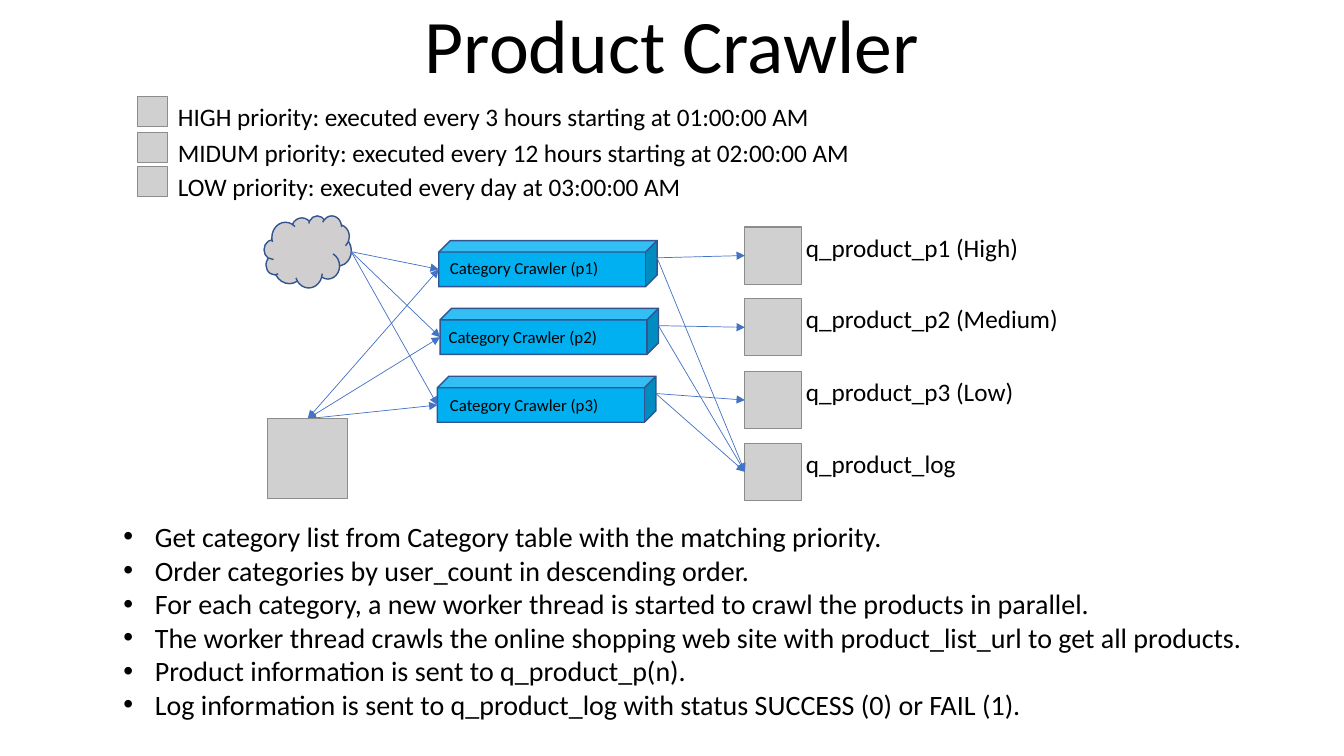
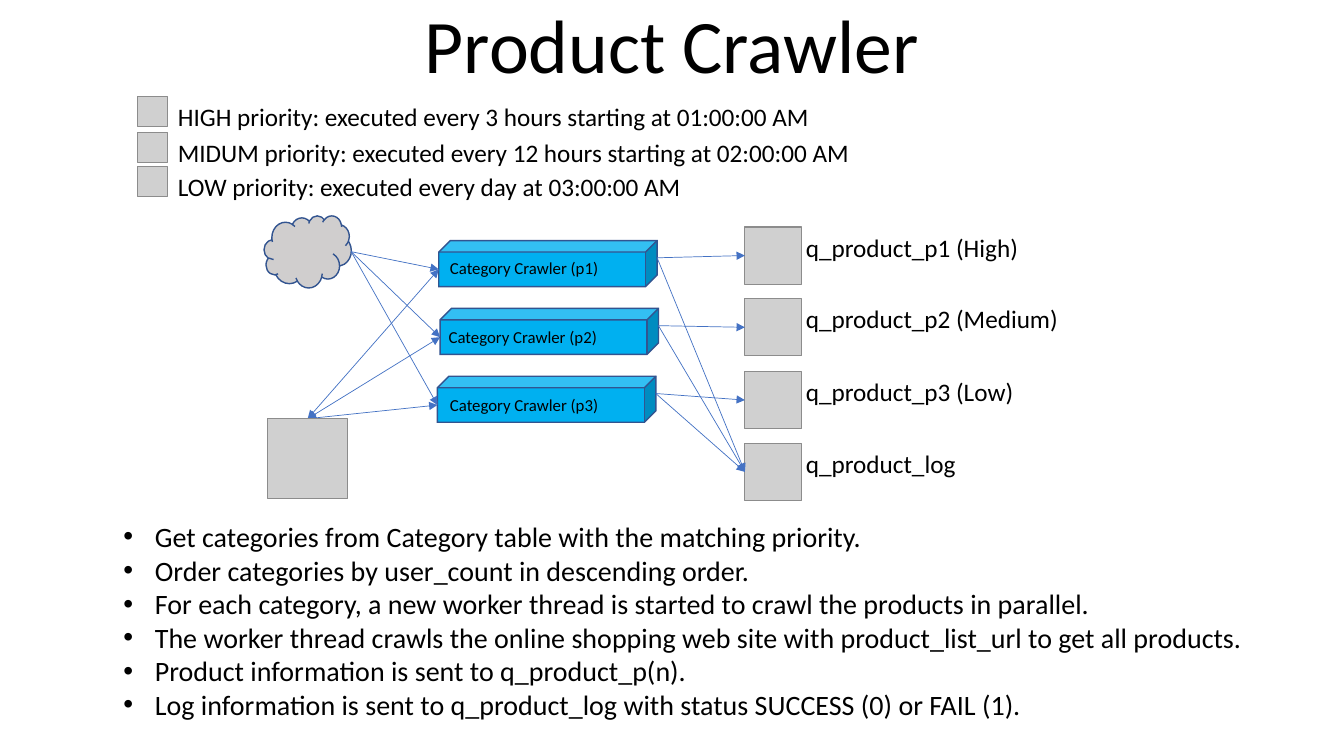
Before and after one commit to youhusky/price-monitoring-system, a slide deck: slide 6 of PriceMonitoringDesign.pptx. Drawn at 1344x756 pixels with LibreOffice and Linux fonts; fonts in the diff are those of the drawing; grey boxes stand for pictures. Boxes give left, top, right and bottom in pixels: in the first picture for what was removed or moved away, otherwise in the second. Text is boxed around its words. In the diff, an @@ line names an element or a change of style, - is before the commit and + after.

```diff
--- a/PriceMonitoringDesign.pptx
+++ b/PriceMonitoringDesign.pptx
@@ text at [155,527,861,552]: text changed @@
-• Get category list from Category table with the matching priority.
+• Get categories from Category table with the matching priority.
```
Also in this commit, not shown: 2 other slides changed, 17 other files.
